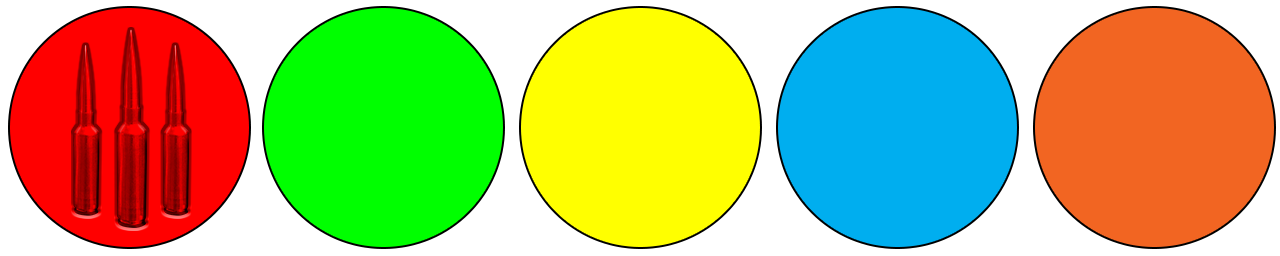
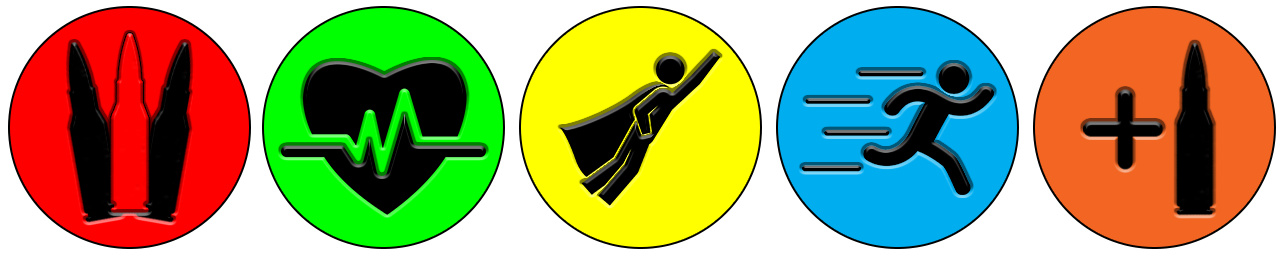
Layered file, before and after one edit (1280x256). Changes by layer:
added layer "Rounded Rectangle 1" (hard light) above "Ellipse 1 copy 4" over [1083, 42, 1214, 216]
painted on "Ellipse 1 copy 4", unmasked it over [1080, 39, 1217, 219]
added layer "img_23164" (multiply) above "Ellipse 1 copy 3" over [802, 63, 994, 195]
painted on "Ellipse 1 copy 3", unmasked it over [799, 60, 997, 198]
added layer "kisspng-superhero-organization-500-5aec972585f5c2.5173302115254546295487" (hard light) above "Ellipse 1 copy 2" over [560, 51, 720, 206]
painted on "Ellipse 1 copy 2", unmasked it over [557, 48, 723, 209]
added layer "Health-PNG-File" (multiply) above "Ellipse 1 copy" over [281, 60, 486, 215]
painted on "Ellipse 1 copy", unmasked it over [278, 57, 489, 218]
hid "PNGPIX-COM-Gun-Bullet-PNG-Transparent-Image-1-500x610" over [73, 29, 189, 228]
added layer "Layer 2" (hard light) above "Layer 4" over [110, 32, 150, 214]
added layer "Layer 4" (hard light) above "Ellipse 1" over [67, 41, 192, 223]
painted on "Ellipse 1", unmasked it over [65, 27, 194, 231]
